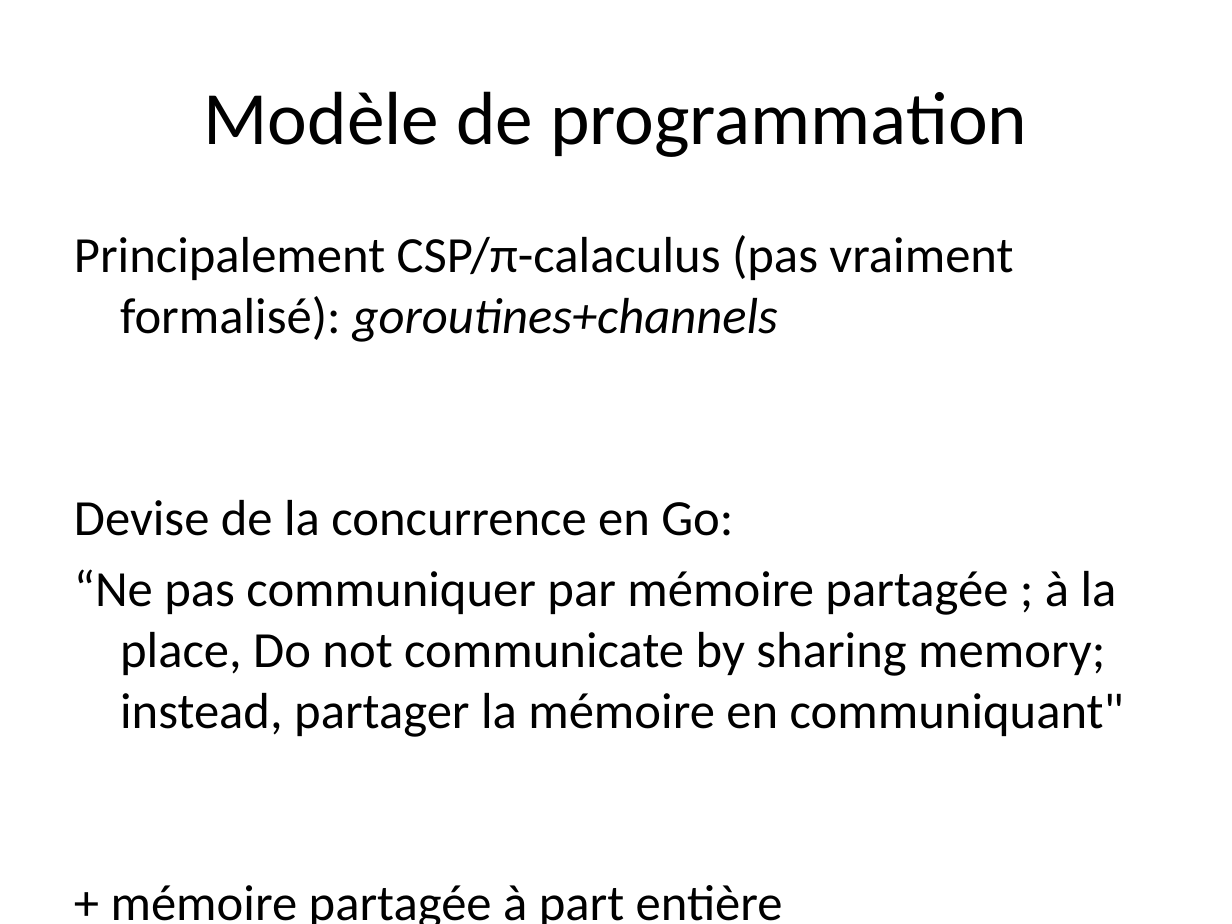
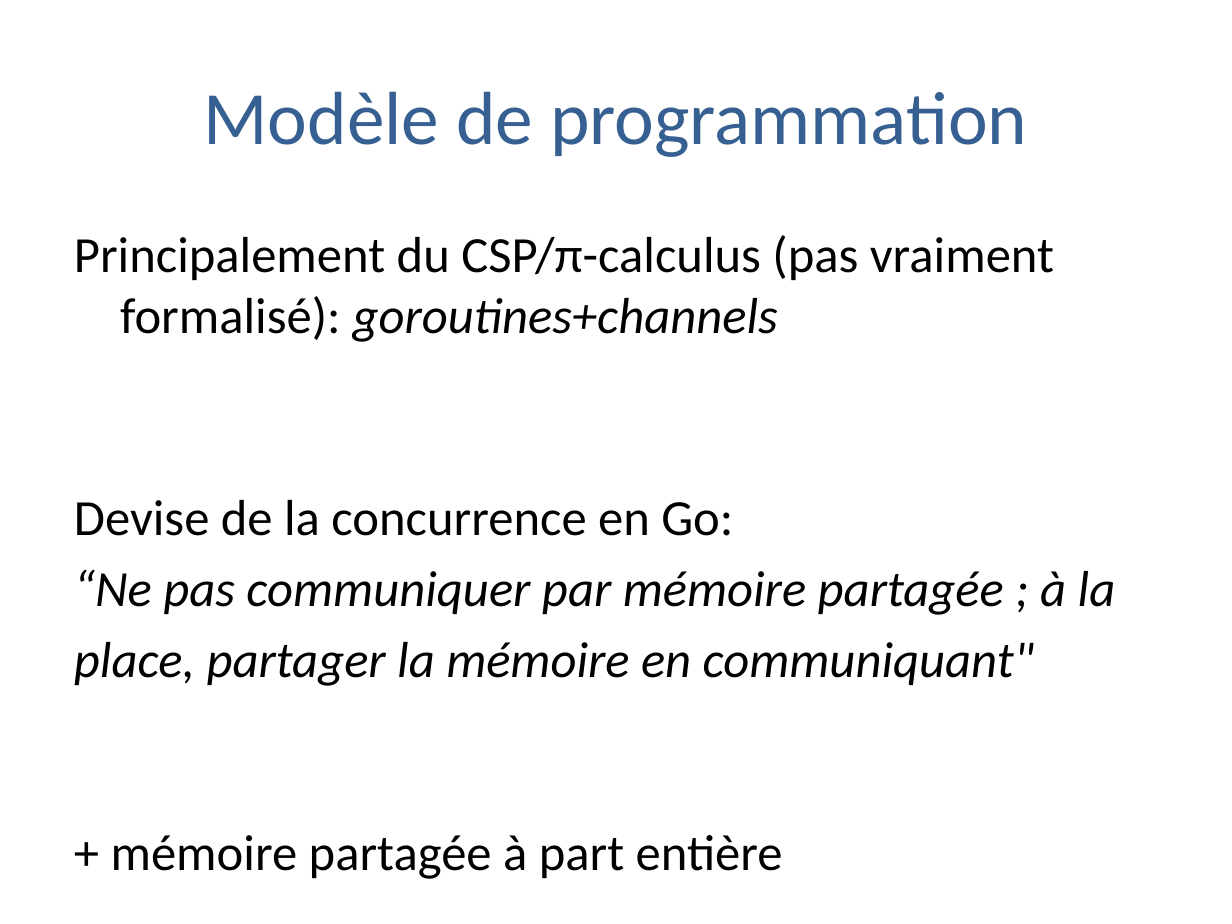
Before and after one commit to trash-anger/golang-france, a slide deck: slide 2 of Go-documentation/cours-general/Concurrence en go.pptx. Drawn at 1232x924 pixels with LibreOffice and Linux fonts; fonts in the diff are those of the drawing; background and template pictures are left out. Boxes give left, top, right and bottom in pixels: in the first picture for what was removed or moved away, otherwise in the second. Text is boxed around its words. In the diff, an @@ line names an element or a change of style, - is before the commit and + after.

```diff
--- a/Go-documentation/cours-general/Concurrence en go.pptx
+++ b/Go-documentation/cours-general/Concurrence en go.pptx
@@ title "Modèle de programmation" at bbox=[203, 91, 1027, 157]: text colour #000000 to #376092 @@
@@ text at bbox=[74, 235, 1054, 342]: text changed @@
-Principalement CSP/π-calaculus (pas vraiment formalisé): goroutines+channels
+Principalement du CSP/π-calculus (pas vraiment formalisé): goroutines+channels
@@ text at bbox=[74, 569, 1116, 686]: text changed; italic on @@
-“Ne pas communiquer par mémoire partagée ; à la place, Do not communicate by sharing memory; instead, partager la mémoire en communiquant"
+“Ne pas communiquer par mémoire partagée ; à la
+place, partager la mémoire en communiquant"
```
Also in this commit, not shown: 25 other slides changed, 2 other files.
